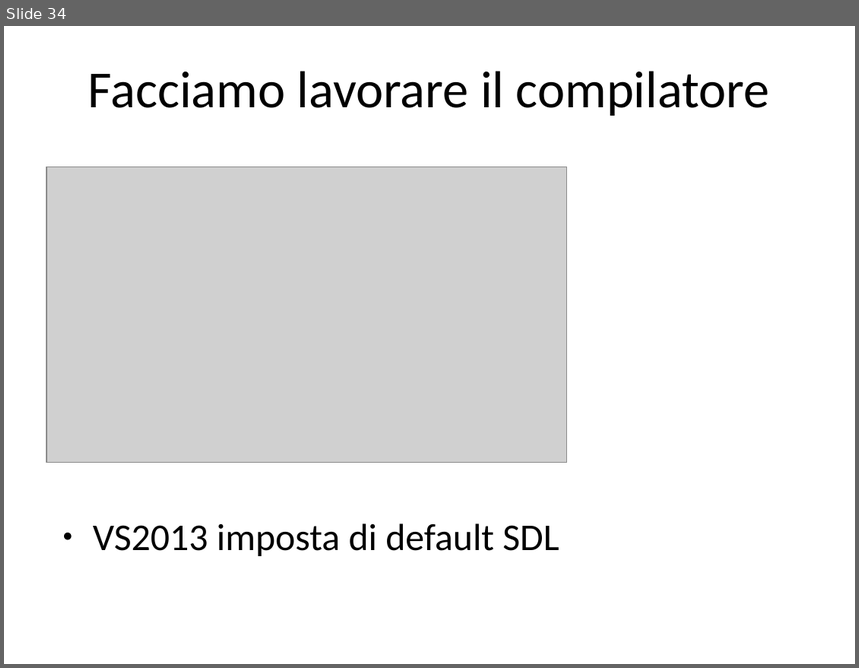
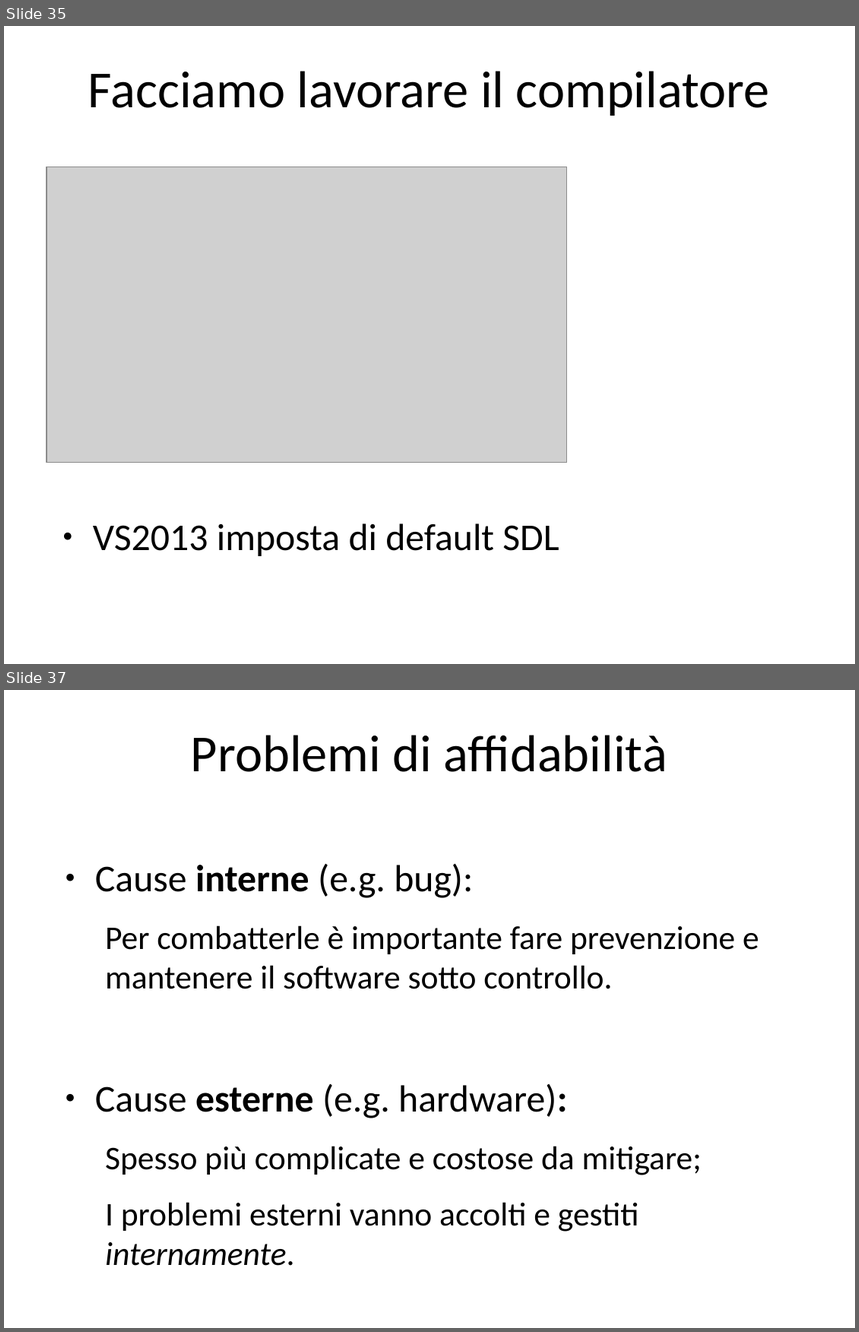
Before and after one commit to rramirez-tec-mx/Repo, a slide deck: La salute del software.odp. Shown one above the other, each under a label of ours: slide 34 before the commit, slides 35 and 37 after it; the slides between them are not shown. The pictures are 859x668 and 859x1332 pixels, drawn with LibreOffice and Linux fonts; fonts in the diff are those of the drawing; grey boxes stand for pictures. Boxes give left, top, right and bottom in pixels: in the first picture for what was removed or moved away, otherwise in the second. Text is boxed around its words. In the diff, an @@ line names an element or a change of style, - is before the commit and + after.

```diff
--- a/La salute del software.odp
+++ b/La salute del software.odp
@@ slide 37 added at (4,690,855,1328), background #FFFFFF @@
@@ title added at (191,735,667,772), 44 pt, text #000000 @@
+Problemi di affidabilità
@@ text added at (95,863,759,1266), 28 pt, text #000000 @@
+● Cause interne (e.g. bug):
+Per combatterle è importante fare prevenzione e mantenere il software sotto controllo.
+● Cause esterne (e.g. hardware):
+Spesso più complicate e costose da mitigare;
+I problemi esterni vanno accolti e gestiti internamente.
@@ what was slide 34 is now slide 35 @@
```
Also in this commit, not shown: 11 slides changed, 15 other slides added, 1 slide removed.
